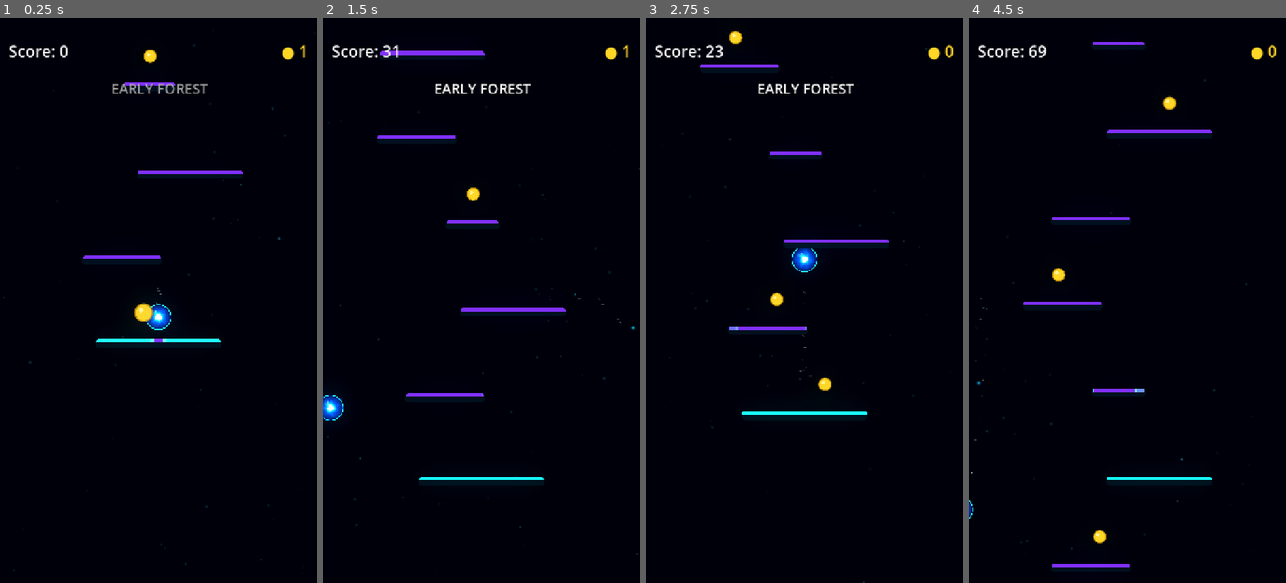
Above: before the commit, frames 1-4 (left to right).
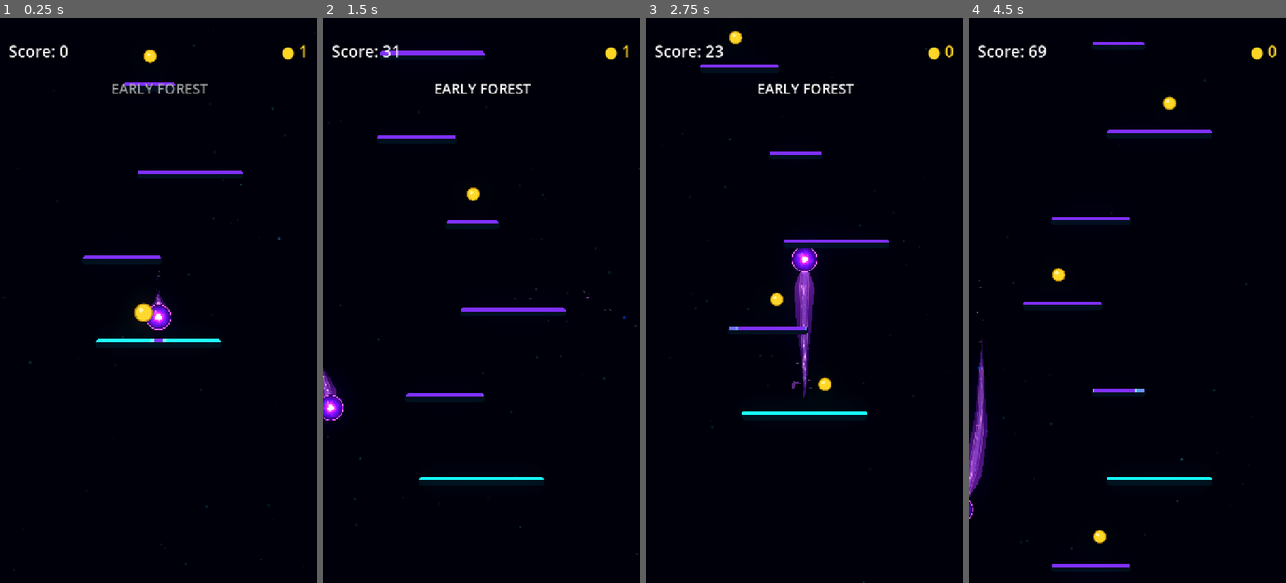
Above: after the commit, the same moments.

Repository: Kryodo/TowerJump
Game: Godot game, scene res://scenes/main.tscn
The game is run twice, just before and just after one commit, with the same random seed, the same clock (stepped at 60 frames per second) and the same inputs.
Inputs (mouse positions are in pixels of both pictures, inside the frame that each line leads up to):
- Up to frame 1 (0.25 s): no input
- Up to frame 2 (1.5 s): move the mouse to (551, 272) at 0.52 s; hold Right (ui_right) 0.53-1.25 s; click (551, 272) at 0.67 s; drag from (418, 328) to (471, 193) at 1.27 s
- Up to frame 3 (2.75 s): click "Nochmal spielen" at 2 s
- Up to frame 4 (4.5 s): move the mouse to (1159, 176) at 2.77 s; hold Right (ui_right) 2.78-3.5 s; drag from (1111, 413) to (1057, 215) at 3.52 s; move the mouse to (1222, 385) at 4.27 s; hold Left (ui_left) from 4.28 s (still down)

The runs differ from the first frame. In frame 1, 0.3% of the frame differs, in the area x 46-54%, y 44-56%; in frame 2, 0.4%; in frame 3, 1.1%, in the area x 46-54%, y 40-68%; in frame 4, 0.9%.
Error before the commit: Parse Error: Function "_initialize_aura_fragment_material()" not found in base self. (res://scripts/ball_trail.gd:59)

Commit message:
Restore aura fragment material initializer

Diff:
--- a/scripts/ball_trail.gd
+++ b/scripts/ball_trail.gd
@@ -60,6 +60,14 @@
 	call_deferred("_connect_landing_feedback")
 	_update_trail_lines()
 	_update_rim_breath()
+
+
+func _initialize_aura_fragment_material() -> void:
+	# Use additive blending so the detached aura strips read as luminous energy,
+	# without borrowing the main comet-body shader or changing its geometry.
+	var fragment_material := CanvasItemMaterial.new()
+	fragment_material.blend_mode = CanvasItemMaterial.BLEND_MODE_ADD
+	_aura_fragment_material = fragment_material
 
 
 func _measure_ball_surface_radius() -> float:
